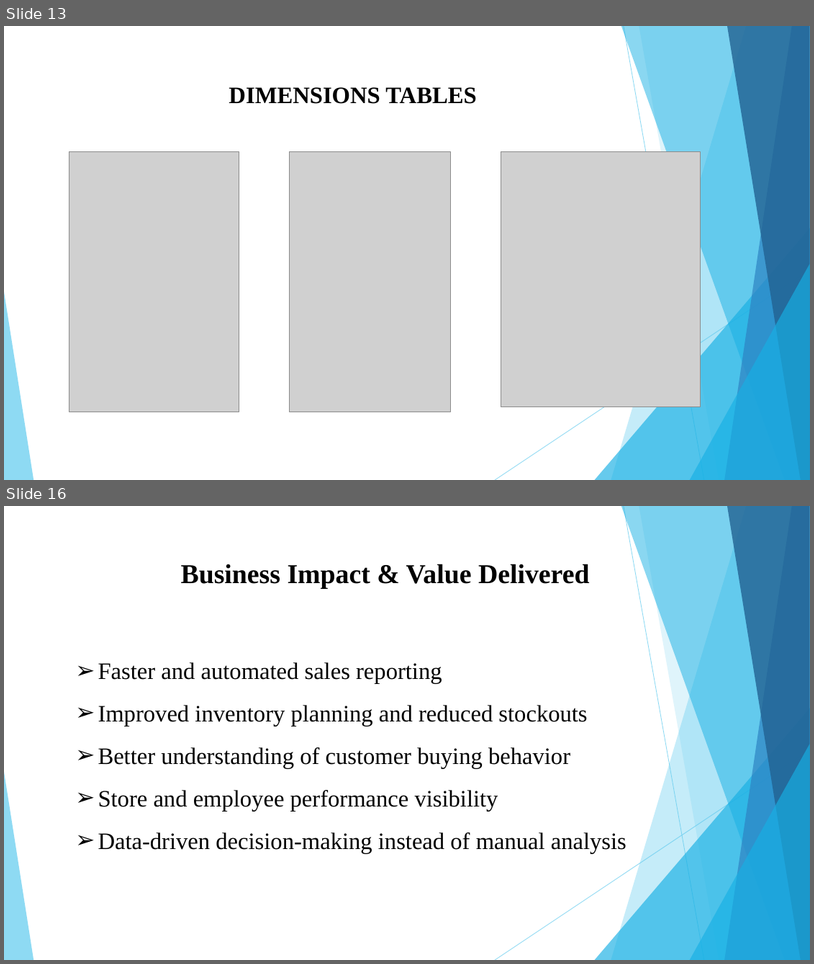
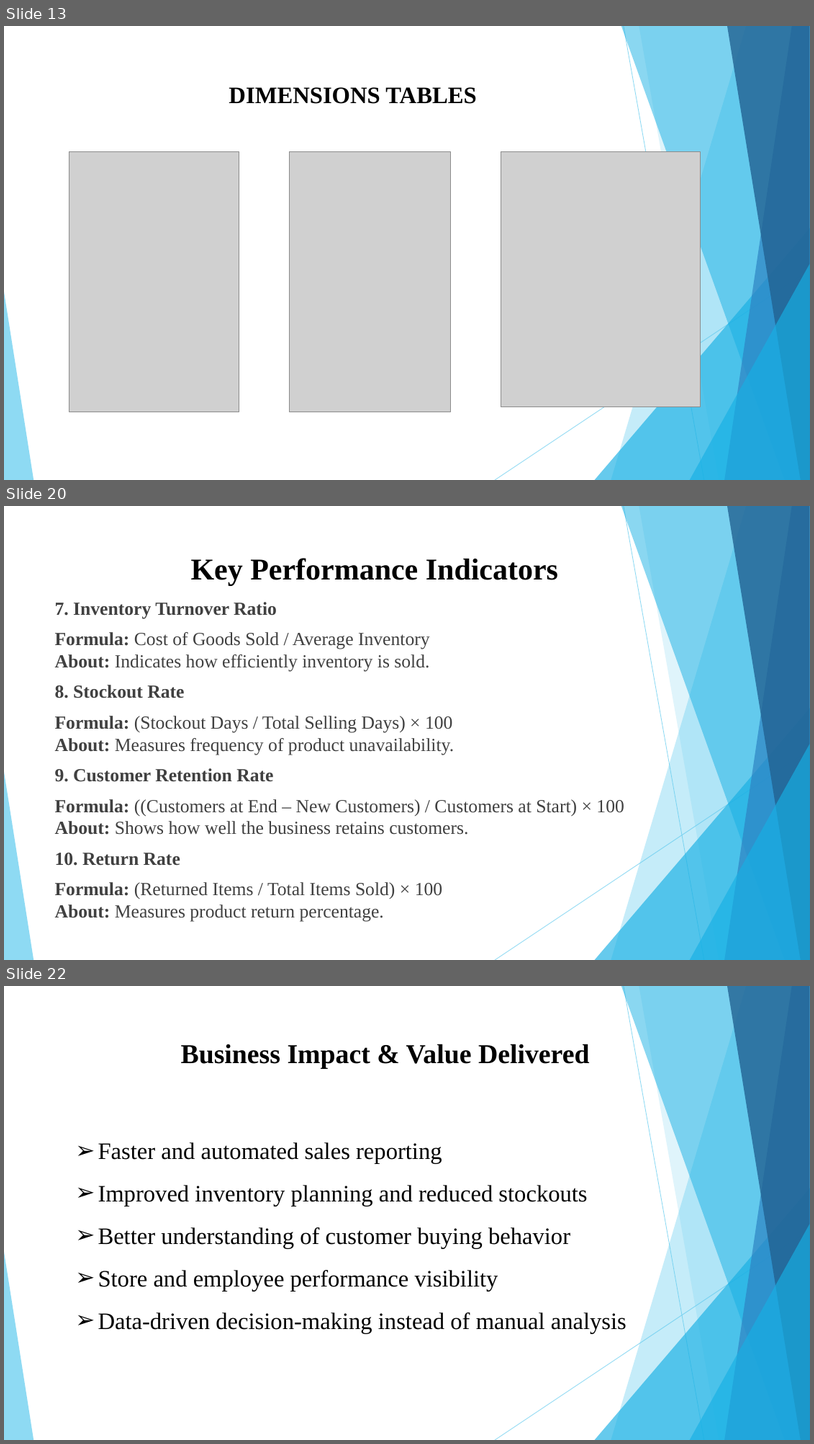
Before and after one commit to HemalaR/Smart-Analytics-For-Fashion-Sales, a slide deck: Smart Retail Analytics for Fashion Sales (1).pptx. Shown one above the other, each under a label of ours: slides 13 and 16 before the commit, slides 13, 20 and 22 after it; the slides between them are not shown. The pictures are 814x964 and 814x1444 pixels, drawn with LibreOffice and Linux fonts; fonts in the diff are those of the drawing; grey boxes stand for pictures. Boxes give left, top, right and bottom in pixels: in the first picture for what was removed or moved away, otherwise in the second. Text is boxed around its words. In the diff, an @@ line names an element or a change of style, - is before the commit and + after.

```diff
--- a/Smart Retail Analytics for Fashion Sales (1).pptx
+++ b/Smart Retail Analytics for Fashion Sales (1).pptx
@@ slide 20 added at [4, 506, 810, 960], background #FFFFFF; not listed: 10 template elements that a slide beside it also shows @@
@@ title added at [191, 558, 558, 585], 36 pt, text #000000, bold @@
+Key Performance Indicators
@@ text added at [55, 602, 624, 898], 22 pt, text #404040 @@
+7. Inventory Turnover Ratio
+Formula: Cost of Goods Sold / Average Inventory
+About: Indicates how efficiently inventory is sold.
+8. Stockout Rate
+Formula: (Stockout Days / Total Selling Days) × 100
+About: Measures frequency of product unavailability.
+9. Customer Retention Rate
+Formula: ((Customers at End – New Customers) / Customers at Start) × 100
+About: Shows how well the business retains customers.
+10. Return Rate
+Formula: (Returned Items / Total Items Sold) × 100
+About: Measures product return percentage.
@@ what was slide 16 is now slide 22 @@
```
Also in this commit, not shown: 7 slides changed, 19 other slides added, 3 slides removed, 21 other files.
